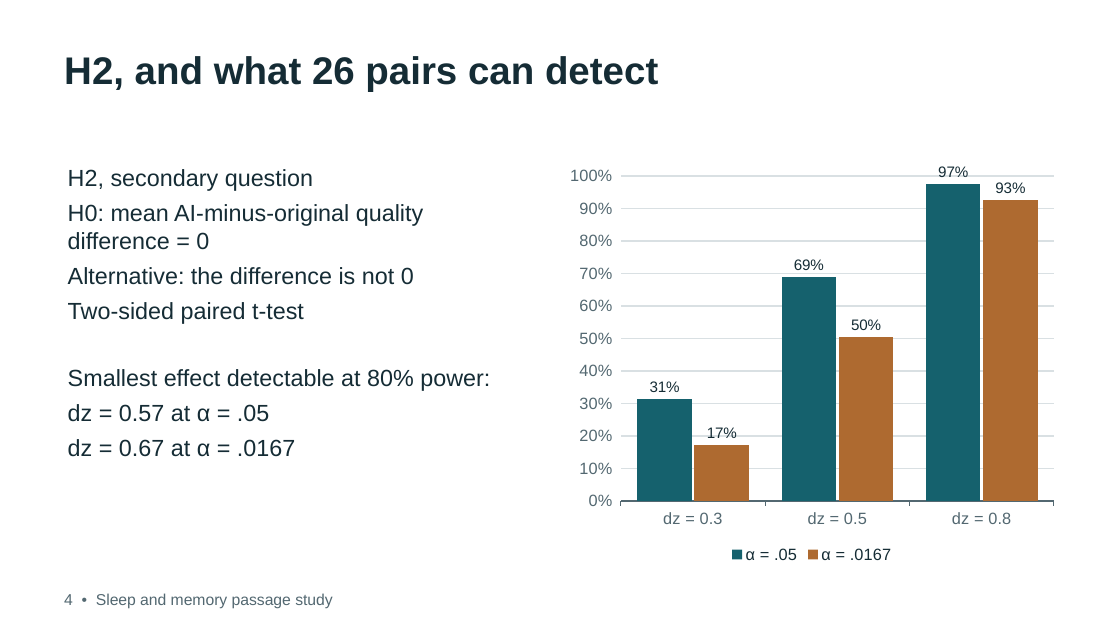
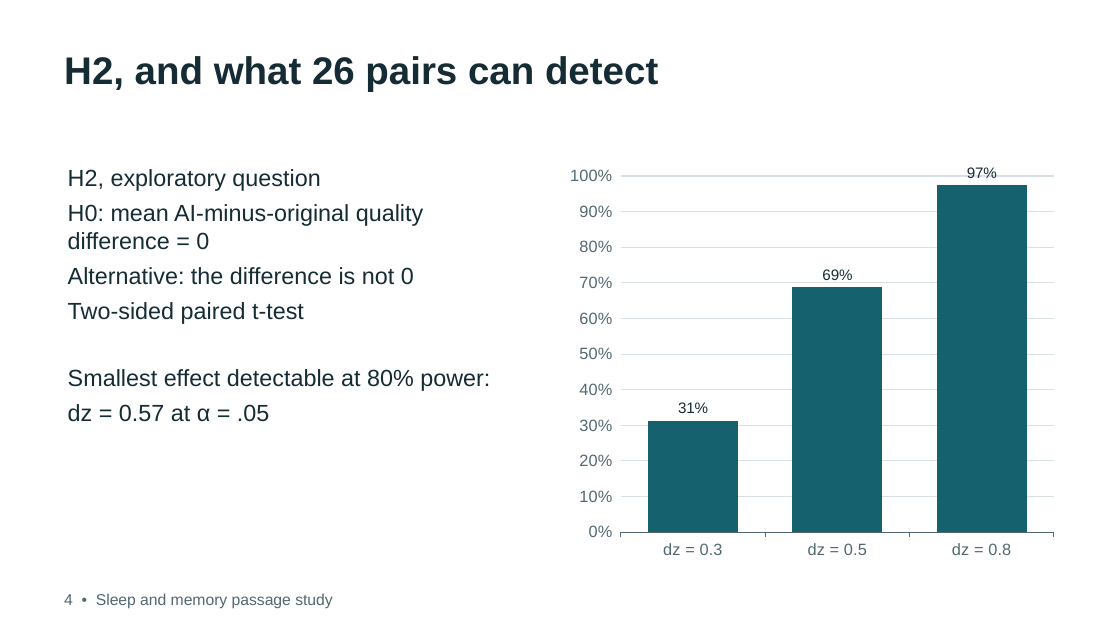
Before and after one commit to debshreechowdhury/sleep-memory-passage-study, a slide deck: slide 1 of presentation/data_quality.pptx. Drawn at 1120x630 pixels with LibreOffice and Linux fonts; fonts in the diff are those of the drawing. Boxes give left, top, right and bottom in pixels: in the first picture for what was removed or moved away, otherwise in the second. Text is boxed around its words. In the diff, an @@ line names an element or a change of style, - is before the commit and + after.

Commit message:
refactor: remove H3 and test H1 at .05 with H2 exploratory

```diff
--- a/presentation/data_quality.pptx
+++ b/presentation/data_quality.pptx
@@ text at bbox=[68, 169, 320, 191]: text changed @@
-H2, secondary question
+H2, exploratory question
@@ column chart at bbox=[560, 159, 1065, 567] @@
-α = .05: 0.31, 0.69, 0.97
+Series 1: 0.31, 0.69, 0.97
-α = .0167: 0.17, 0.5, 0.93
@@ legend changed @@
@@ text at bbox=[68, 439, 295, 457]: paragraph removed @@
-dz = 0.67 at α = .0167
```
Also in this commit, not shown: 1 other slide changed, 52 other files.
